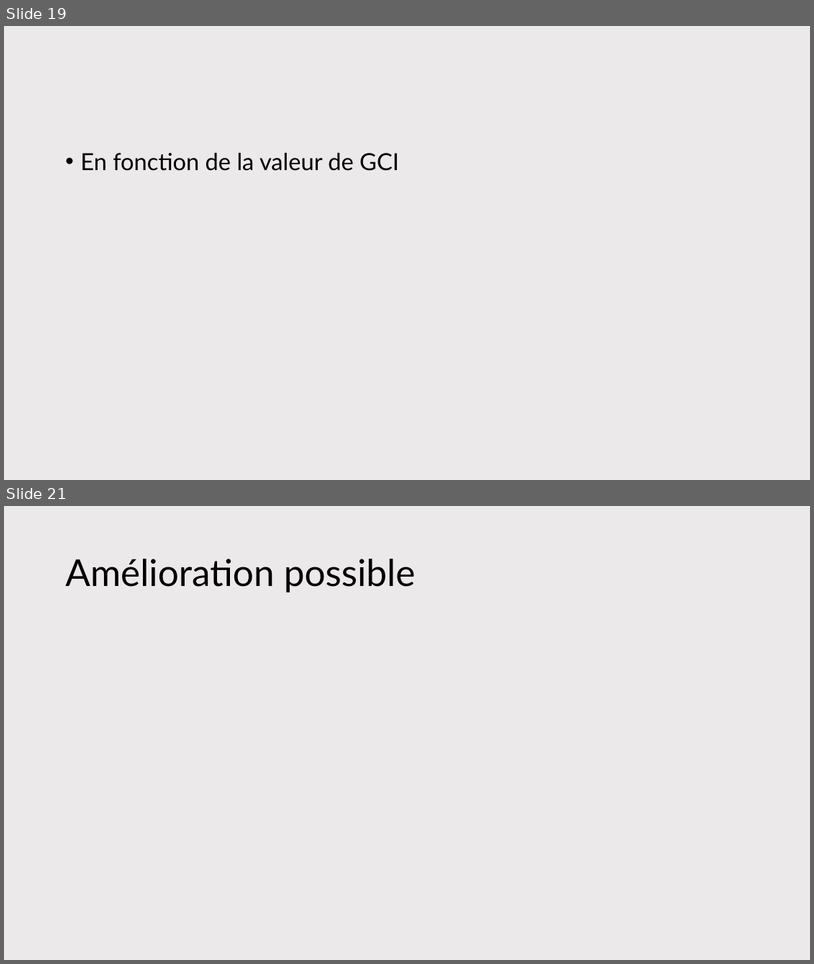
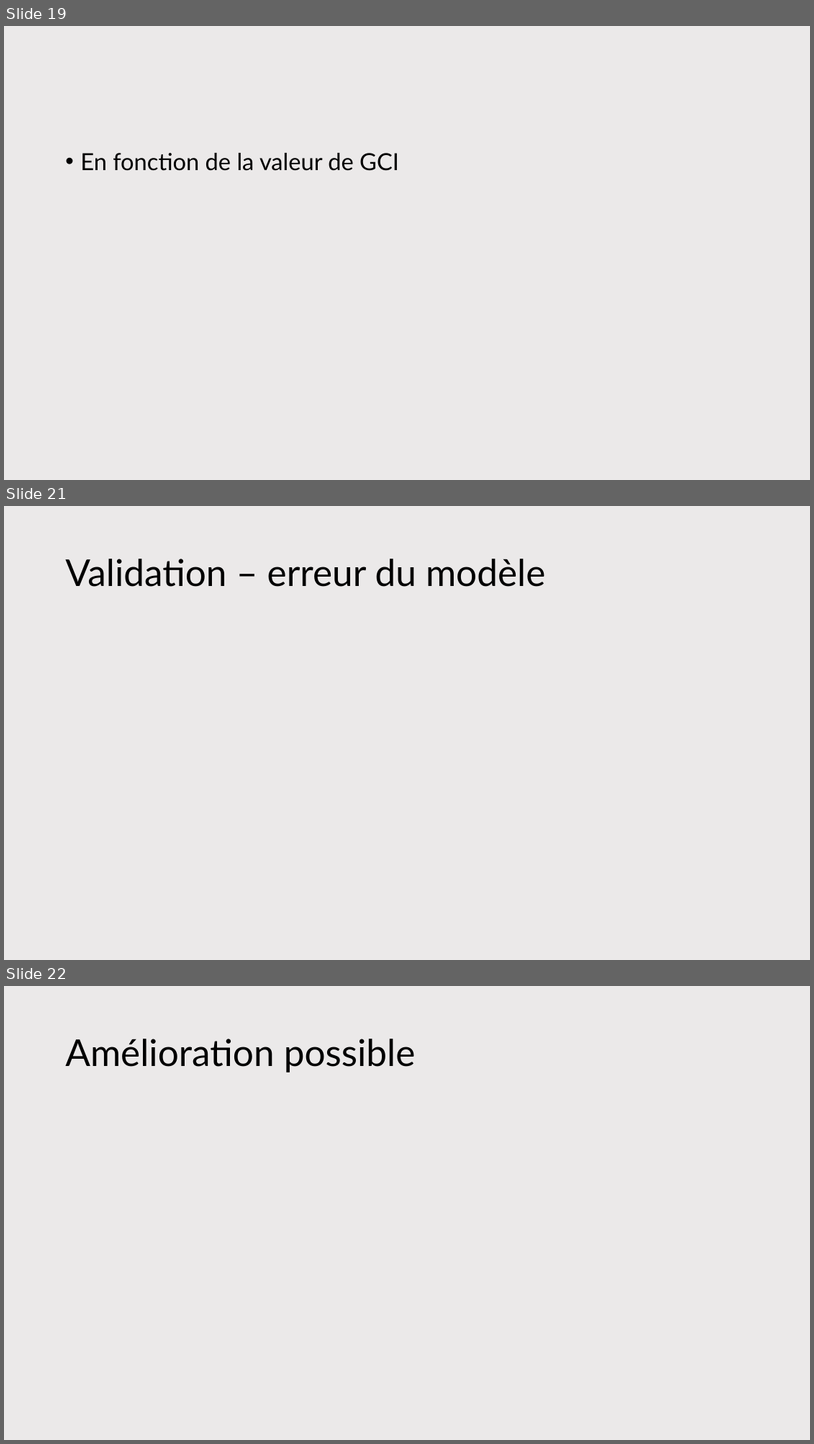
Before and after one commit to antoine-pt/MEC8211, a slide deck: projet_final/projet_final/MEC8211-Projet-final-Presentation.pptx. Shown one above the other, each under a label of ours: slides 19 and 21 before the commit, slides 19, 21 and 22 after it; the slides between them are not shown. The pictures are 814x964 and 814x1444 pixels, drawn with LibreOffice and Linux fonts; fonts in the diff are those of the drawing; grey boxes stand for pictures. Boxes give left, top, right and bottom in pixels: in the first picture for what was removed or moved away, otherwise in the second. Text is boxed around its words. In the diff, an @@ line names an element or a change of style, - is before the commit and + after.

```diff
--- a/projet_final/projet_final/MEC8211-Projet-final-Presentation.pptx
+++ b/projet_final/projet_final/MEC8211-Projet-final-Presentation.pptx
@@ slide 21 added at (4, 506, 810, 960), background #EBE9E9 @@
@@ title added at (65, 559, 545, 587), 44 pt, text #000000 @@
+Validation – erreur du modèle
@@ what was slide 21 is now slide 22 @@
```
Also in this commit, not shown: 1 other slide added, 1 slide removed.
